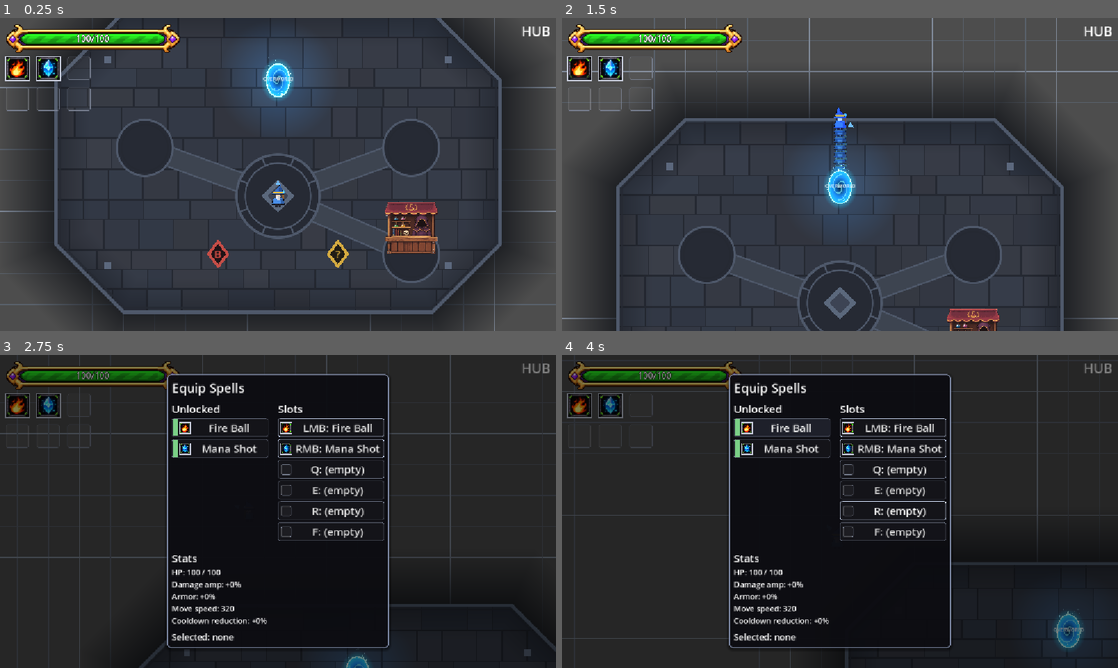
Above: before the commit, frames 1-4 (two rows, left to right).
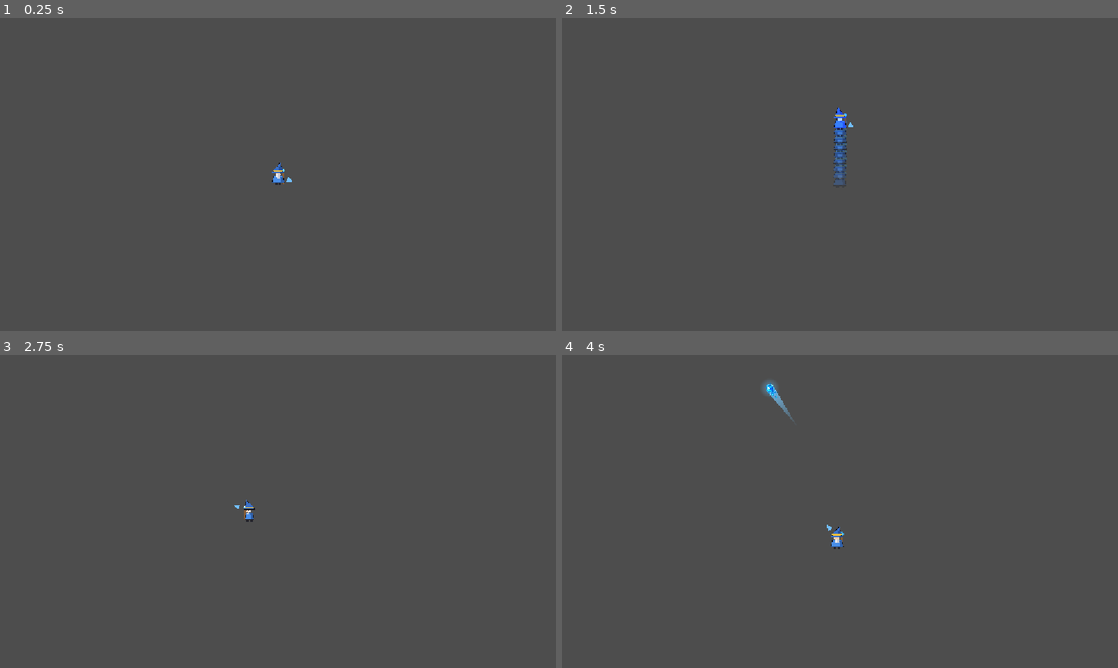
Above: after the commit, the same moments.

Repository: BestestGameStudio/gangU
Game: Godot game, scene res://scenes/main.tscn
The game is run twice, just before and just after one commit, with the same random seed, the same clock (stepped at 60 frames per second) and the same inputs.
Inputs (mouse positions are in pixels of both pictures, inside the frame that each line leads up to):
- Up to frame 1 (0.25 s): no input
- Up to frame 2 (1.5 s): tap Enter at 0.5 s; move the mouse to (812, 237) at 0.52 s; hold Space (cast) 0.53-1.28 s; hold W (move_up) from 0.53 s (still down); click (812, 237) at 0.67 s; move the mouse to (1006, 221) at 1.27 s; tap Shift (dash) at 1.35 s
- Up to frame 3 (2.75 s): move the mouse to (111, 464) at 2.02 s; release W (move_up) at 2.03 s; hold A (move_left) from 2.03 s (still down); hold Tab (equip_panel, bound only before the commit) from 2.03 s (still down)
- Up to frame 4 (4 s): move the mouse to (867, 511) at 2.77 s; release Tab (equip_panel, bound only before the commit) at 2.78 s; click (867, 511) at 2.85 s; move the mouse to (756, 433) at 3.52 s; release A (move_left) at 3.53 s; hold S (move_down) from 3.53 s (still down); right-click (756, 433) at 3.6 s

The runs differ from the first frame. In frame 1, 65% of the frame differs, in the area x 0-100%, y 0-100%; in frame 2, 52%; in frame 3, 98%; in frame 4, 98%.
Error before the commit: Out of bounds get index '3' (on base: 'Array') (res://scripts/main.gd:193)
Error after the commit: Parse Error: Cannot infer the type of "target" variable because the value doesn't have a set type. (res://scripts/main.gd:213)

Commit message:
Enhance gate entry and spawn management
Refactor entrance guard mounting and improve gate handling logic.

Diff:
--- a/scripts/main.gd
+++ b/scripts/main.gd
@@ -13,6 +13,9 @@
 ## mounter reads it on every area swap. No SpawnData child => no enemies for
 ## that area (the hub stays empty; DungeonB's carrier holds zero entries).
 ## No area-name checks and no hardcoded positions/tables remain in code.
+## #346: boot -> hub -> (TRAVEL gate) -> overworld -> (entrance) -> dungeon;
+## exit portals return to the hub. Overworld entrance guards mount from
+## "EntranceGuards" carriers only while their dungeon is uncleared this run.
 
 func _ready() -> void:
 	print("gangU booted OK")
@@ -185,14 +188,33 @@
 ## the gate actually entered, not the target area's name.
 var _entry_gate_type: int = -1
 
+## #346 core loop (Colin, 2026-11-08): the hub sits OUTSIDE the overworld and
+## keeps its services; one TRAVEL gate in the hub leads to the overworld,
+## whose entrances lead into the dungeons. Leaving a dungeon by its exit
+## portal still returns to the hub (shop refresh, bestiary, directory).
+const OVERWORLD_SCENE := "res://scenes/overworld.tscn"
+
+## #346: dungeon_ids cleared this run. Per-run for free: a death restart
+## reloads Main. An overworld entrance only gets its guards while its
+## dungeon is absent from here.
+var cleared_dungeons: Dictionary = {}
+
 func _load_hub() -> void:
 	_entry_gate_type = -1
 	_swap(preload("res://scenes/hub.tscn").instantiate())
 
+## #346: go straight to the overworld (same swap a hub TRAVEL gate makes).
+func enter_overworld() -> void:
+	_swap((load(OVERWORLD_SCENE) as PackedScene).instantiate())
+
 func _on_gate_entered(gate: Gate) -> void:
-	print("gate entered: ", Gate.GateType.keys()[gate.gate_type])
+	print("gate entered: ", Gate.GateType.keys()[gate.gate_type], " -> ", gate.target_dungeon.resource_path if gate.target_dungeon else gate.target_path)
 	_entry_gate_type = gate.gate_type
-	_swap.call_deferred(gate.target_dungeon.instantiate())
+	var target := gate.target_scene()
+	if target == null:
+		push_warning("Gate %s has no target scene" % gate.name)
+		return
+	_swap.call_deferred(target.instantiate())
 
 ## (#350) RED semantics for the mounted area: the entered gate's type when there
 ## is one; otherwise the authored default (DungeonB is the RED dungeon).
@@ -227,6 +249,7 @@
 	if p:
 		p.terrain = current_area.get_node_or_null("Terrain") as TerrainMap
 	_mount_area_spawns(current_area)
+	_mount_entrance_guards(current_area)
 	_mount_objective(current_area)
 	_mount_exit_portal(current_area)
 	_mount_revive_item(current_area)
@@ -258,6 +281,32 @@
 	spawner.name = "EnemySpawner"
 	area.add_child(spawner)
 	spawner.setup(data.entries, data.player_path, terrain, area)
+	spawner.spawn_initial()
+
+## #346: overworld entrance guards. Every EntranceGuards node under the
+## area's "EntranceGuards" container whose dungeon is still uncleared this
+## run contributes its entries; all of them go through ONE EnemySpawner
+## (#220 seam), parented to the area so leaving the overworld frees them.
+func _mount_entrance_guards(area: Node) -> void:
+	var holder := area.get_node_or_null("EntranceGuards")
+	if holder == null:
+		return
+	var entries: Array = []
+	var player_path := NodePath("../../Player")
+	for g in holder.get_children():
+		var guards := g as EntranceGuards
+		if guards == null:
+			continue
+		if guards.dungeon_id != &"" and cleared_dungeons.has(guards.dungeon_id):
+			continue
+		entries.append_array(guards.entries)
+		player_path = guards.player_path
+	if entries.is_empty():
+		return
+	var spawner := EnemySpawner.new()
+	spawner.name = "GuardSpawner"
+	area.add_child(spawner)
+	spawner.setup(entries, player_path, area.get_node_or_null("Terrain") as TerrainMap, area)
 	spawner.spawn_initial()
 
 ## #8 production objective: CLEAR_ALL over the spawned enemies in
@@ -316,6 +365,7 @@
 
 func _on_objective_completed(dungeon_id: StringName) -> void:
 	print("objective completed: ", dungeon_id)
+	cleared_dungeons[dungeon_id] = true # #346: its overworld entrance stops spawning guards
 	## (#132) Confirmed dungeon VICTORY only: free stock refresh and the
 	## paid-refresh price resets (Daniel 2026-11-07). A plain return to hub
 	## (exit portal without a clear) never reaches this path.
